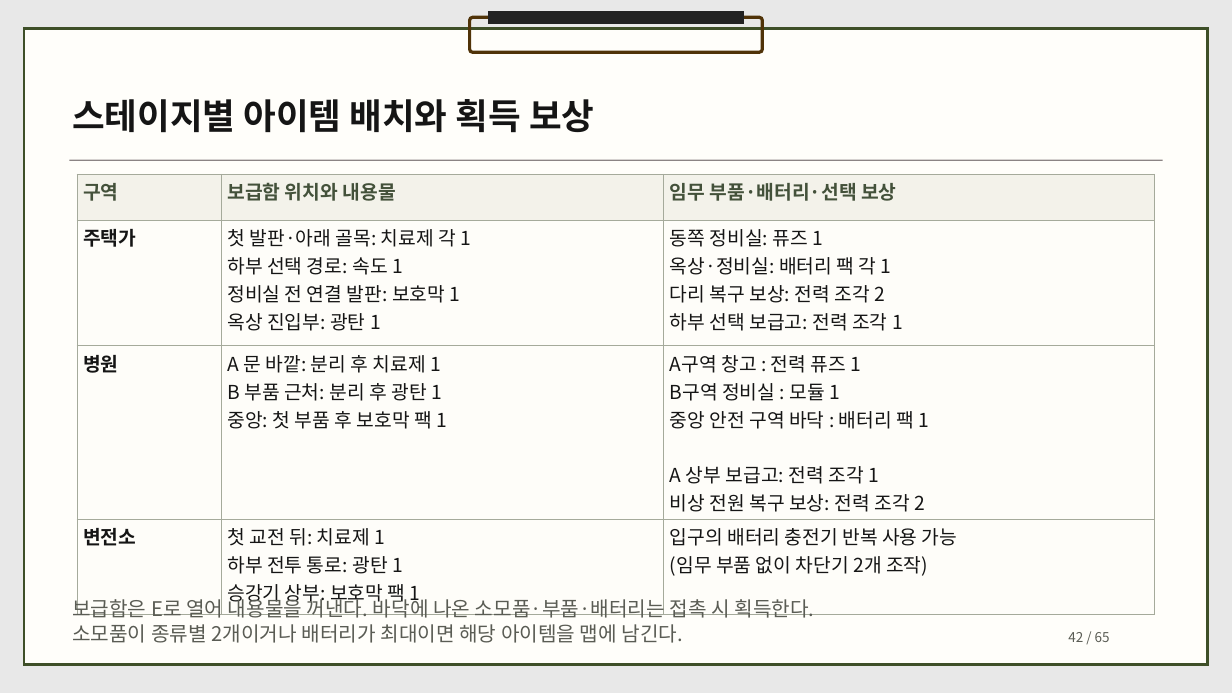
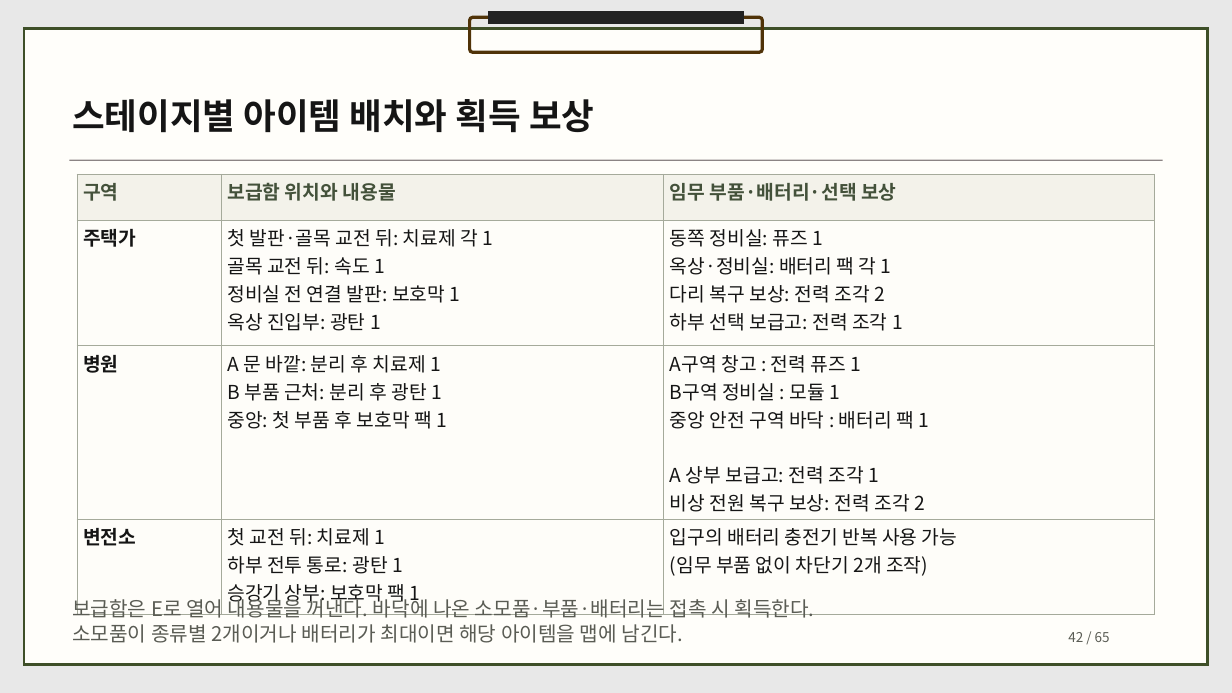
Before and after one commit to dbguswh/2Dgame_project, a slide deck: slide 42 of 2D게임프로그래밍 기획서.pptx. Drawn at 1232x693 pixels with LibreOffice and Linux fonts; fonts in the diff are those of the drawing. Boxes give left, top, right and bottom in pixels: in the first picture for what was removed or moved away, otherwise in the second. Text is boxed around its words. In the diff, an @@ line names an element or a change of style, - is before the commit and + after.

Commit message:
주택가 필수 교전과 보급 동선 및 섬광 사거리 조정을 기획에 반영

```diff
--- a/2D게임프로그래밍 기획서.pptx
+++ b/2D게임프로그래밍 기획서.pptx
@@ table at <box>77,174,1154,611</box> @@
-row 2, column 2: 첫 발판·아래 골목: 치료제 각 1 / 하부 선택 경로: 속도 1 / 정비실 전 연결 발판: 보호막 1 / 옥상 진입부: 광탄 1
+row 2, column 2: 첫 발판·골목 교전 뒤: 치료제 각 1 / 골목 교전 뒤: 속도 1 / 정비실 전 연결 발판: 보호막 1 / 옥상 진입부: 광탄 1
```
Also in this commit, not shown: 7 other slides changed, 1 other file.
